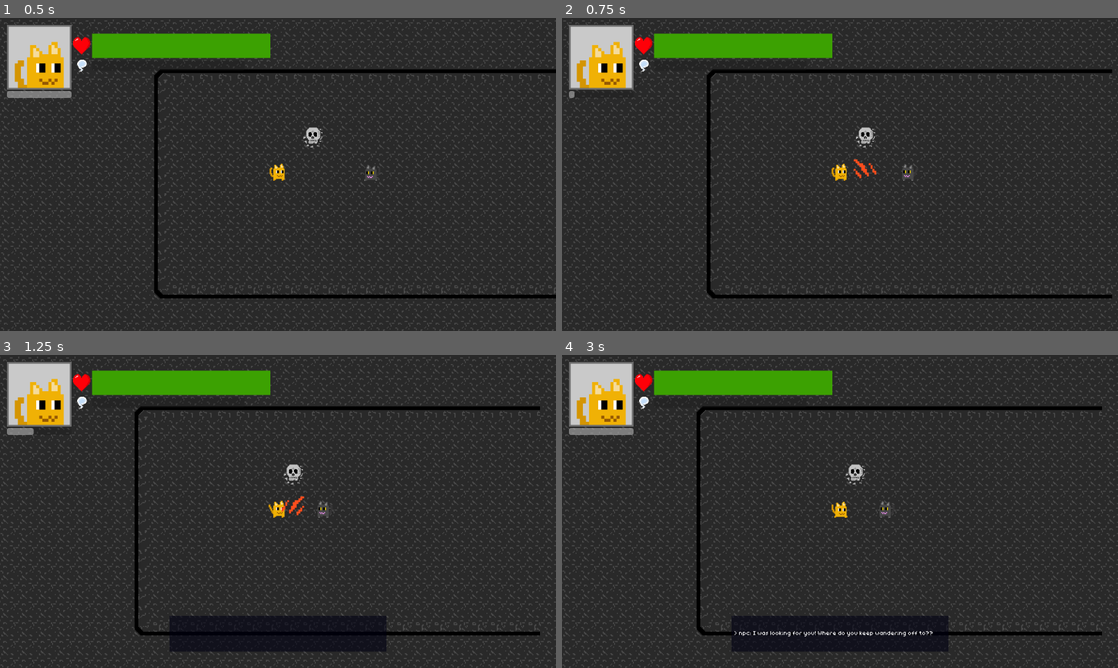
Above: before the commit, frames 1-4 (two rows, left to right).
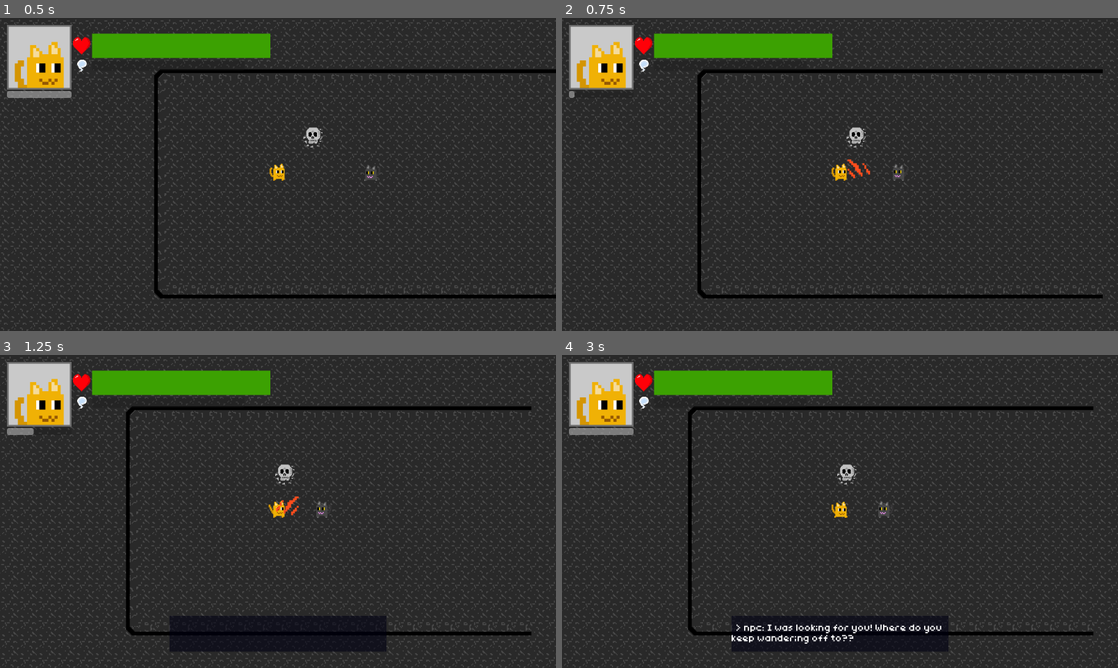
Above: after the commit, the same moments.

Repository: InvertedCarrot/PIXEL-JAM-2025
Game: Godot game, scene res://scenes/levels/dungeons/dungeon0.tscn
Two runs of this game, one before a commit and one after it. Both use one fixed random seed, a clock stepped at 60 frames per second and the inputs below. This scene is started directly instead of the project's main scene.
Inputs (mouse positions are in pixels of both pictures, inside the frame that each line leads up to):
- Up to frame 1 (0.5 s): no input
- Up to frame 2 (0.75 s): tap Enter (ui_accept) at 0.5 s; move the mouse to (962, 158) at 0.52 s; hold Right (right) from 0.53 s (still down); tap Space (attack) at 0.6 s; click (962, 158) at 0.67 s
- Up to frame 3 (1.25 s): keep holding Right (right); tap Enter (ui_accept) at 0.77 s
- Up to frame 4 (3 s): move the mouse to (728, 527) at 1.27 s; release Right (right) at 1.28 s; hold Down (down) 1.28-2.03 s; tap Space (attack) at 1.35, 2.3 s; tap Enter (ui_accept) at 1.52, 2.75 s; move the mouse to (895, 442) at 2.02 s; hold Right (right) 2.03-2.78 s; tap V (harvest) at 2.1 s; move the mouse to (812, 574) at 2.77 s; hold Up (up) from 2.78 s (still down); tap C (swap_souls) at 2.85 s; click (812, 574) at 2.92 s

Frame 1 is identical in both runs. In frame 2, 11% of the frame differs, in the area x 0-100%, y 0-100%; in frame 3, 9.9%; in frame 4, 11%.

Commit message:
slightly better dialogues

Diff:
--- a/globals/globals.gd
+++ b/globals/globals.gd
@@ -19,6 +19,8 @@
 var WALL_LAYER = 0b1000
 var DEAD_ENEMIES_LAYER = 0b10000
 var ENEMY_ATTACK_LAYER = 0b100000
+var TRANSITION_AREA_LAYER = 0b1000000
+var CUTCENE_AREA_LAYER = 0b10000000
 
 
 # Entities metadata
@@ -26,7 +28,7 @@
 	"cat": {
 		"health": 100,
 		"damage": 1,
-		"speed": 150,
+		"speed": 300,
 		"max_momentum_scalar": 450,
 		"detect_zone_ranges": [550, 350, 200, 125] as Array[float],
 		"knockback_scalar": 300,
@@ -158,15 +160,30 @@
 	}
 }
 
+## Level maintaining
+var current_dungeon = 0
+
+
 ## Dialogues
 
 var dialogue_active: bool = false
 
-var dialogue_scene: String = "start"
+var dialogue_scene: String = ""
 
 const DIALOGUE_BOX_SCENE = preload("res://scenes/UI/dialogue/dialogue_box.tscn")
 
 var CUTSCENES_GDSCRIPT = load("res://scenes/UI/dialogue/dialogue_logs.gd")
 
-# Level maintaining
-var current_dungeon = 0
+enum{
+	NOT_STARTED,
+	IN_PROGRESS,
+	DONE
+}
+
+var dialogue_stages = {
+	"intro": NOT_STARTED
+}
+
+func check_dialogue_state(dialogue: String, dungeon: int, state) -> bool:
+	## Check if dialogue is in a given state in a given dungeon
+	return dungeon==current_dungeon and dialogue_stages[dialogue]==state
--- /dev/null
+++ b/globals/transition.gd
@@ -0,0 +1,13 @@
+extends CanvasLayer
+
+
+func _ready() -> void:
+	pass
+
+
+func change_scene(target_scene: String):
+	#$AnimationPlayer.play("fade_out")
+	#await $AnimationPlayer.animation_finished
+	get_tree().change_scene_to_file.call_deferred(target_scene)
+	#$AnimationPlayer.play_backwards("fade_out")
+	#await $AnimationPlayer.animation_finished
--- /dev/null
+++ b/globals/transition.tscn
@@ -0,0 +1,6 @@
+[gd_scene load_steps=2 format=3 uid="uid://cb2fow6ne6dfb"]
+
+[ext_resource type="Script" path="res://globals/transition.gd" id="1_avfii"]
+
+[node name="Transition" type="CanvasLayer"]
+script = ExtResource("1_avfii")
--- a/project.godot
+++ b/project.godot
@@ -22,6 +22,7 @@
 [autoload]
 
 Globals="*res://globals/globals.gd"
+Transition="*res://globals/transition.gd"
 
 [display]
 
@@ -90,3 +91,5 @@
 2d_physics/layer_4="Stage"
 2d_physics/layer_5="Dead Enemies"
 2d_physics/layer_6="EnemyAttack"
+2d_physics/layer_7="TransitionAreas"
+2d_physics/layer_8="CutsceneAreas"
--- a/scenes/UI/dialogue/dialogue.gd
+++ b/scenes/UI/dialogue/dialogue.gd
@@ -59,10 +59,14 @@
 func __on_dialogue_finished() -> void:
 	print("Dialogue Exited!")
 	Globals.dialogue_active = false
+	Globals.dialogue_stages[Globals.dialogue_scene] = Globals.DONE
+	Globals.dialogue_scene = ""
 
 func __on_dialogue_canceled() -> void:
 	print("Dialogue Canceled!")
 	Globals.dialogue_active = false
+	Globals.dialogue_stages[Globals.dialogue_scene] = Globals.DONE
+	Globals.dialogue_scene = ""
 
 func __on_animation_started(p_animation_name : StringName) -> void:
 	print("Animation started:", p_animation_name)
--- a/scenes/UI/dialogue/dialogue.tscn
+++ b/scenes/UI/dialogue/dialogue.tscn
@@ -11,7 +11,7 @@
 [node name="RichTextLabel" type="RichTextLabel" parent="."]
 layout_mode = 2
 theme_override_fonts/normal_font = ExtResource("3_mc6fx")
-theme_override_font_sizes/normal_font_size = 15
+theme_override_font_sizes/normal_font_size = 25
 fit_content = true
 
 [node name="AnimationPlayer" type="AnimationPlayer" parent="."]
--- a/scenes/entities/entity.gd
+++ b/scenes/entities/entity.gd
@@ -96,24 +96,32 @@
 
 func set_layers() -> void: # invoked at _ready()
 	var damage_hitbox = get_node("Hurtbox")
+	var transition_area = get_node("TransitionArea")
 
 	if (entity_name=="npc_cat"):
 		damage_hitbox.collision_layer = Globals.NO_LAYER
 		damage_hitbox.collision_mask = Globals.NO_LAYER
 		collision_layer = Globals.NO_LAYER
 		collision_mask = Globals.WALL_LAYER
+		transition_area.collision_layer = Globals.NO_LAYER
+		transition_area.collision_mask = Globals.NO_LAYER
 
 	elif (is_player): # this is a PLAYER
 		damage_hitbox.collision_layer = Globals.PLAYER_LAYER
 		damage_hitbox.collision_mask = Globals.ENEMY_LAYER + Globals.ENEMY_ATTACK_LAYER
 		collision_layer = Globals.NO_LAYER
 		collision_mask = Globals.WALL_LAYER
+		transition_area.collision_layer = Globals.NO_LAYER
+		transition_area.collision_mask = Globals.TRANSITION_AREA_LAYER
+
 
 	else: # this is an ENEMY
 		damage_hitbox.collision_layer = Globals.ENEMY_LAYER
 		damage_hitbox.collision_mask = Globals.PLAYER_LAYER + Globals.PLAYER_ATTACK_LAYER
 		collision_layer = Globals.NO_LAYER
-		collision_mask = Globals.WALL_LAYER
+		collision_mask = Globals.WALL_LAYER + Globals.TRANSITION_AREA_LAYER
+		transition_area.collision_layer = Globals.NO_LAYER
+		transition_area.collision_mask = Globals.NO_LAYER
 
 	# any dead entity should take these layers as priority
 	if (is_dead):
--- a/scenes/entities/entity.tscn
+++ b/scenes/entities/entity.tscn
@@ -36,6 +36,10 @@
 debug_color = Color(0.970564, 0, 0.453872, 0.42)
 
 [node name="WallCollideShape" type="CollisionShape2D" parent="."]
+
+[node name="TransitionArea" type="Area2D" parent="."]
+
+[node name="CollisionShape2D" type="CollisionShape2D" parent="TransitionArea"]
 
 [node name="AnimationPlayer" type="AnimationPlayer" parent="."]
 
--- a/scenes/entities/npc_cat/npc_cat.gd
+++ b/scenes/entities/npc_cat/npc_cat.gd
@@ -2,9 +2,6 @@
 
 var scratch_scene: PackedScene = preload("res://scenes/attack_entities/scratch/scratch.tscn")
 
-var dialogues_done = {
-	"intro": false
-}
 
 func _ready() -> void:
 	entity_name = "npc_cat"
@@ -12,23 +9,22 @@
 
 func _process(delta: float) -> void:
 	super(delta)
-	if Globals.current_dungeon==0 and dialogues_done["intro"] and !Globals.dialogue_active:
+	if Globals.check_dialogue_state("intro", 0, Globals.DONE):
 		direction = Vector2(1,0)
 		raw_velocity = direction * speed * 1.5
-
+		if (position.x >= 600):
+			queue_free()
 
 
 func idle_behaviour() -> void:
-	if Globals.current_dungeon==0 and !dialogues_done["intro"]:
+	if Globals.check_dialogue_state("intro", 0, Globals.NOT_STARTED):
 		default_pursuit()
 
 
 func zone_0_behaviour() -> void:
-	if Globals.current_dungeon<=1:
-		if Globals.current_dungeon==0 and !dialogues_done["intro"]:
-			default_stop(false, false)
-			dialogue_activate.emit("intro")
-			dialogues_done["intro"] = true
+	if Globals.check_dialogue_state("intro", 0, Globals.NOT_STARTED):
+		default_stop(false, false)
+		dialogue_activate.emit("intro")
 
 
 func zone_1_behaviour() -> void:
--- a/scenes/levels/abstract_dungeon.tscn
+++ b/scenes/levels/abstract_dungeon.tscn
@@ -69,5 +69,13 @@
 
 [node name="Decorations" type="Node2D" parent="."]
 
+[node name="TransitionArea" type="Area2D" parent="."]
+
+[node name="CollisionShape2D" type="CollisionShape2D" parent="TransitionArea"]
+
+[node name="CutsceneArea" type="Area2D" parent="."]
+
+[node name="CollisionShape2D" type="CollisionShape2D" parent="CutsceneArea"]
+
 [connection signal="child_entered_tree" from="Player" to="UI" method="_on_player_child_entered_tree"]
 [connection signal="child_entered_tree" from="Enemies" to="UI" method="_on_enemies_child_entered_tree"]
--- a/scenes/levels/dungeons/dungeon0.tscn
+++ b/scenes/levels/dungeons/dungeon0.tscn
@@ -1,11 +1,11 @@
 [gd_scene load_steps=5 format=3 uid="uid://bd1cbg6g1gbro"]
 
 [ext_resource type="PackedScene" uid="uid://c5djsy4nr40ou" path="res://scenes/levels/abstract_dungeon.tscn" id="1_d6ixh"]
-[ext_resource type="PackedScene" path="res://scenes/levels/rooms/room0.tscn" id="2_jvcp0"]
-[ext_resource type="Texture2D" uid="uid://04rlgv7gw23f" path="res://assets/skull.png" id="3_m7k3x"]
+[ext_resource type="PackedScene" uid="uid://b3vlnynryyloy" path="res://scenes/levels/rooms/room0.tscn" id="2_jvcp0"]
+[ext_resource type="Texture2D" uid="uid://dcw0m0wqthfkv" path="res://assets/skull.png" id="3_m7k3x"]
 
-[sub_resource type="RectangleShape2D" id="RectangleShape2D_t8cmh"]
-size = Vector2(278, 724)
+[sub_resource type="RectangleShape2D" id="RectangleShape2D_wrhk3"]
+size = Vector2(142.5, 706.5)
 
 [node name="Dungeon0" instance=ExtResource("1_d6ixh")]
 spawn_npc = true
@@ -18,8 +18,11 @@
 scale = Vector2(0.6, 0.6)
 texture = ExtResource("3_m7k3x")
 
-[node name="Area2D" type="Area2D" parent="." index="8"]
+[node name="TransitionArea" parent="." index="8"]
+collision_mask = 3
 
-[node name="CollisionShape2D" type="CollisionShape2D" parent="Area2D" index="0"]
-position = Vector2(1044, 25)
-shape = SubResource("RectangleShape2D_t8cmh")
+[node name="CollisionShape2D" parent="TransitionArea" index="0"]
+position = Vector2(972.75, 29.75)
+shape = SubResource("RectangleShape2D_wrhk3")
+
+[connection signal="body_entered" from="TransitionArea" to="." method="_on_transition_area_body_entered"]
--- a/scenes/levels/set_dungeon.gd
+++ b/scenes/levels/set_dungeon.gd
@@ -194,3 +194,9 @@
 	if target.health > 0:
 		added_entity.health = target.health
 		Globals.player_health = target.health
+
+
+func _on_transition_area_body_entered(body: Node2D) -> void:
+	print("Happened")
+	Globals.current_dungeon+=1
+	Transition.change_scene("res://scenes/levels/dungeons/dungeon" + str(Globals.current_dungeon) +".tscn")
--- a/scenes/ui.gd
+++ b/scenes/ui.gd
@@ -40,6 +40,7 @@
 	if (dialogue_box==null):
 		Globals.dialogue_active = true
 		Globals.dialogue_scene = scene
+		Globals.dialogue_stages[scene] = Globals.IN_PROGRESS
 		dialogue_box = Globals.DIALOGUE_BOX_SCENE.instantiate()
 		dialogue_box.dialogue_gdscript = Globals.CUTSCENES_GDSCRIPT
 		# add dialogue_box as child
Not shown: 1 places in scenes/UI.tscn that only renumber resources
Not shown: 1 places in scenes/levels/abstract_dungeon.tscn that only renumber resources
Not shown, added: assets/SFX/click.wav
